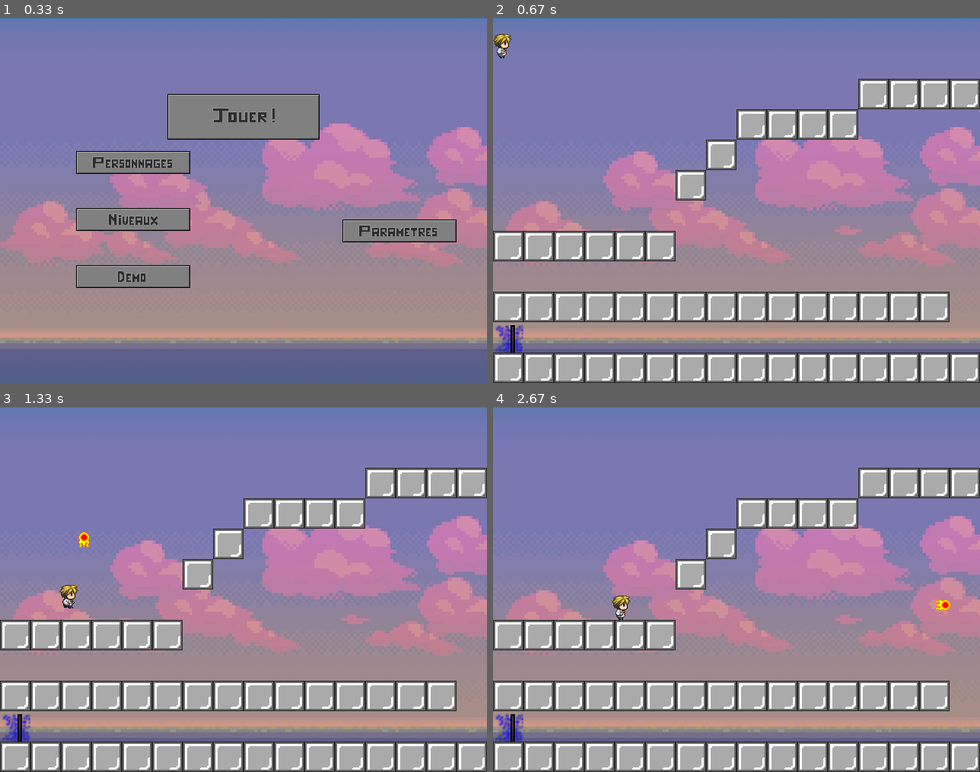
Above: before the commit, frames 1-4 (two rows, left to right).
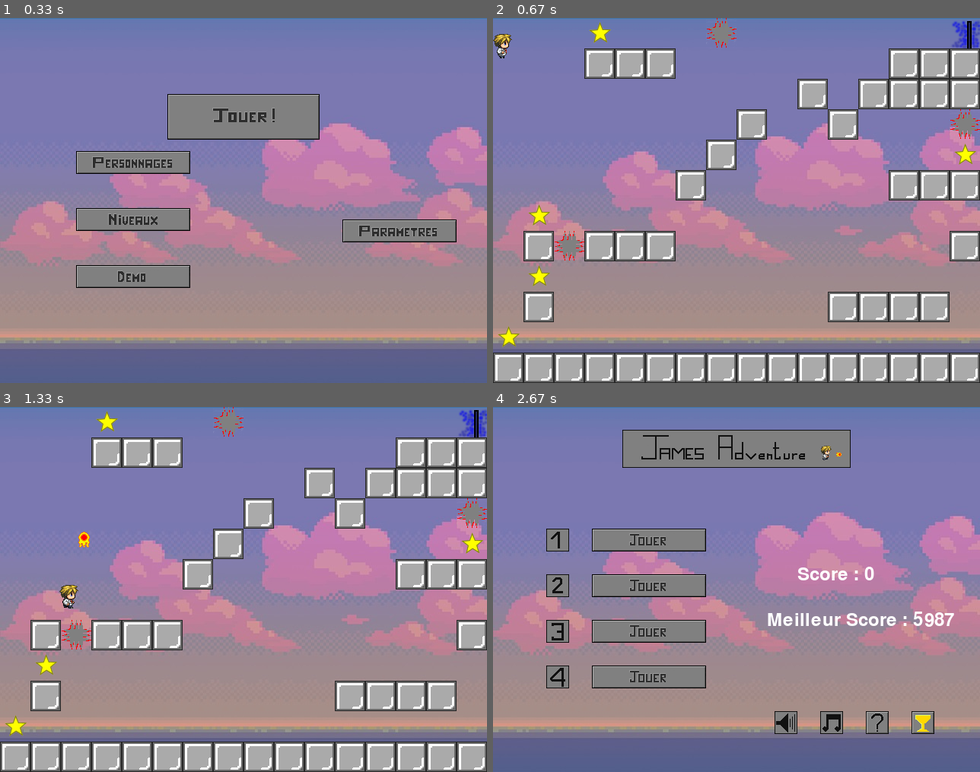
Above: after the commit, the same moments.

Repository: timcrl/jamesadventure
Game: pygame game, started from menu.py
Two runs of this game, one before a commit and one after it. Both use one fixed random seed, a clock stepped at 60 frames per second and the inputs below.
Inputs (mouse positions are in pixels of both pictures, inside the frame that each line leads up to):
- Up to frame 1 (0.33 s): no input
- Up to frame 2 (0.67 s): click (736, 120) at 0.38 s
- Up to frame 3 (1.33 s): hold Right 0.67-1.13 s; hold Up from 1.17 s (still down); tap Space at 1.23 s
- Up to frame 4 (2.67 s): release Up at 1.47 s; hold Right 1.5-1.97 s; tap Space at 1.57, 1.87 s

Frame 1 is identical in both runs. In frame 2, 15% of the frame differs, in the area x 0-100%, y 0-92%; in frame 3, 14%; in frame 4, 36%, in the area x 0-100%, y 6-100%.

Commit message:
Nouvelles épines et verouillage des niveaux

Diff:
--- a/constantes.py
+++ b/constantes.py
@@ -34,7 +34,7 @@
 background = "data/images/background_futur.jpg" # Image de fond
 image_plateforme = "data/images/plateforme2.png" # Images d'une plateforme
 image_portal = "data/images/portal1.png"
-image_epines = "data/images/epines2.png"
+image_epines = "data/images/epines3.png"
 image_etoile = "data/images/star.png"
 
 
--- a/interface.txt
+++ b/interface.txt
@@ -1,6 +1,6 @@
-1
 3
-1312
-6209
+2
+0
+5987
 ON
 ON
--- a/new-menu.py
+++ b/new-menu.py
@@ -180,34 +180,38 @@
 		if event.type == QUIT : #s'il y a une action quitter continuer vaut 0 fin de boucle
 			continuer = 0
 		if event.type == MOUSEBUTTONUP and event.button == 1 and event.pos[1] > ybuttonj1 and event.pos[1] < ybuttonj1+lbuttonj1 and event.pos[0] > xbuttonj1 and event.pos[0] < xbuttonj1+Lbuttonj1 :
-			print("Niveau 1")
-			if interface['son'] == 'ON':
-				touchesoundup.play()
-			interface['niveau'] = '1'
-			lancer_le_jeu = True
-			continuer = 0
+			if interface['son'] == 'ON':
+				touchesoundup.play()
+			if int(interface['dernier_niveau']) >= 0: # On verifie que le niveau n'est pas verouille
+				print("Niveau 1")
+				interface['niveau'] = '1' # Si oui on modifie le numero du niveau a lancer
+				lancer_le_jeu = True # Et on lance le prossesus pour lancer le jeu
+				continuer = 0 # On ne continue pas la boucle
 			buttonj1 = 0
 		if event.type == MOUSEBUTTONUP and event.button == 1 and event.pos[1] > ybuttonj2 and event.pos[1] < ybuttonj2+lbuttonj2 and event.pos[0] > xbuttonj2 and event.pos[0] < xbuttonj2+Lbuttonj2 :
-			print("Niveau 2")
-			interface['niveau'] = '2'
-			lancer_le_jeu = True
-			continuer = 0
+			if int(interface['dernier_niveau']) >= 1:
+				print("Niveau 2")
+				interface['niveau'] = '2'
+				lancer_le_jeu = True
+				continuer = 0
 			if interface['son'] == 'ON':
 				touchesoundup.play()
 			buttonj2 = 0
 		if event.type == MOUSEBUTTONUP and event.button == 1 and event.pos[1] > ybuttonj3 and event.pos[1] < ybuttonj3+lbuttonj3 and event.pos[0] > xbuttonj3 and event.pos[0] < xbuttonj3+Lbuttonj3 :
-			print("Niveau 3")
-			interface['niveau'] = '3'
-			lancer_le_jeu = True
-			continuer = 0
+			if int(interface['dernier_niveau']) >= 2:
+				print("Niveau 3")
+				interface['niveau'] = '3'
+				lancer_le_jeu = True
+				continuer = 0
 			if interface['son'] == 'ON':
 				touchesoundup.play()
 			buttonj3 = 0
 		if event.type == MOUSEBUTTONUP and event.button == 1 and event.pos[1] > ybuttonj4 and event.pos[1] < ybuttonj4+lbuttonj4 and event.pos[0] > xbuttonj4 and event.pos[0] < xbuttonj4+Lbuttonj4 :
-			print("Niveau 4")
-			interface['niveau'] = '4'
-			lancer_le_jeu = True
-			continuer = 0
+			if int(interface['dernier_niveau']) >= 3:
+				print("Niveau 4")
+				interface['niveau'] = '4'
+				lancer_le_jeu = True
+				continuer = 0
 			if interface['son'] == 'ON':
 				touchesoundup.play()
 			buttonj4 = 0
@@ -355,3 +359,5 @@
 
 	if lancer_le_jeu == True:
 		jouer()
+
+	time.sleep(0.03) # On laisse le temps au prosesseur de faire d'autres choses
Binary file added: data/images/epines3.png
Not shown, changed: constantes.pyc
